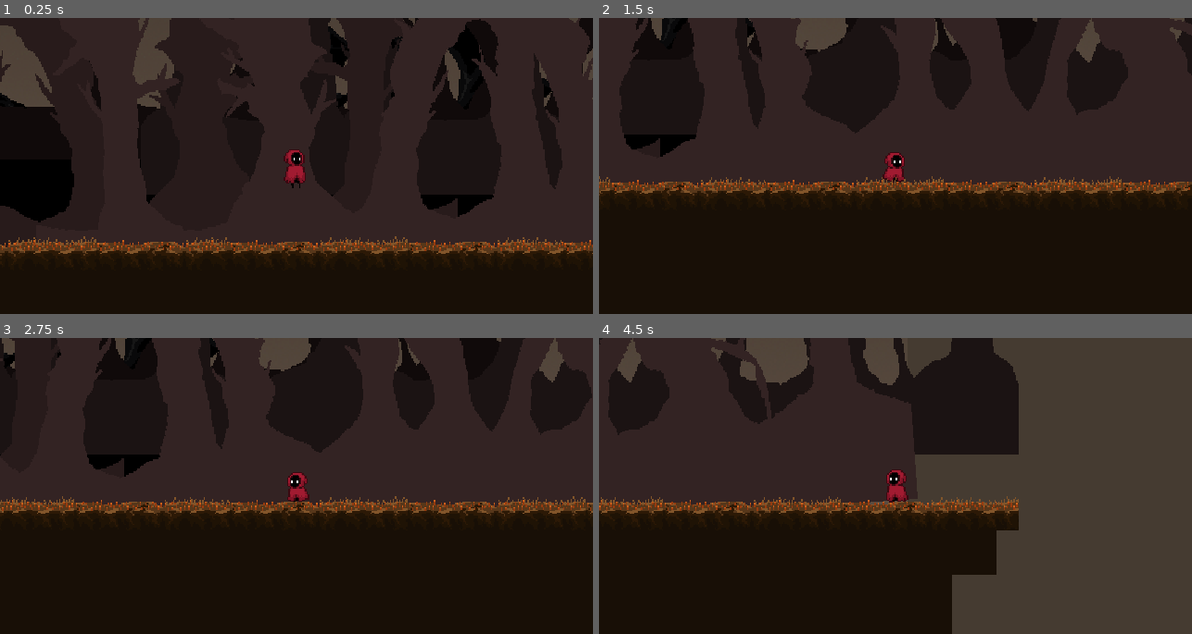
Above: before the commit, frames 1-4 (two rows, left to right).
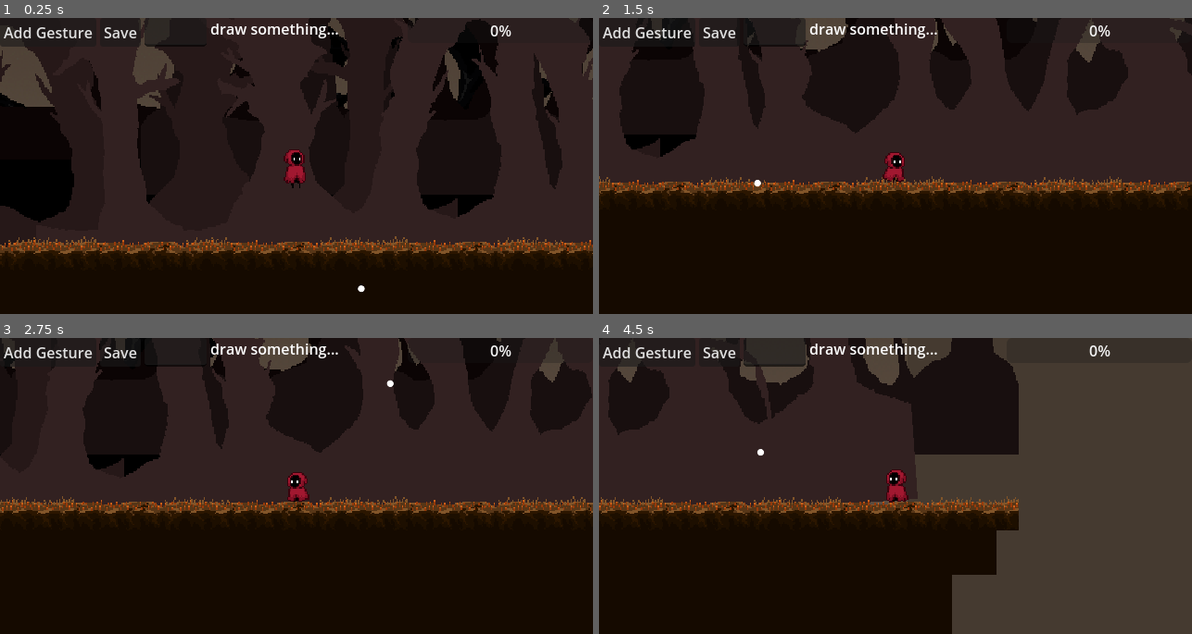
Above: after the commit, the same moments.

Repository: guladam/BigBlackBookOfMagic
Game: Godot game, scene res://test_stuff/test_world.tscn
Same seed, same stepped clock (60 frames per second), same inputs: the game is played once before the commit and once after it.
Inputs (mouse positions are in pixels of both pictures, inside the frame that each line leads up to):
- Up to frame 1 (0.25 s): no input
- Up to frame 2 (1.5 s): move the mouse to (1025, 151) at 0.52 s; press the mouse at (1025, 151) at 0.53 s; hold D (right) from 0.53 s (still down); move the mouse to (776, 180) at 1.27 s; release the mouse at (776, 180) at 1.28 s; click (776, 180) at 1.35 s
- Up to frame 3 (2.75 s): move the mouse to (355, 420) at 2.02 s; release D (right) at 2.03 s; press the mouse at (355, 420) at 2.03 s; hold A (left) from 2.03 s (still down)
- Up to frame 4 (4.5 s): move the mouse to (865, 545) at 2.77 s; release A (left) at 2.78 s; release the mouse at (865, 545) at 2.78 s; hold D (right) 2.78-4.28 s; click (865, 545) at 2.85 s; move the mouse to (1073, 530) at 3.52 s; press the mouse at (1073, 530) at 3.53 s; move the mouse to (717, 441) at 4.27 s; release the mouse at (717, 441) at 4.28 s; hold A (left) from 4.28 s (still down); click (717, 441) at 4.35 s

The runs differ from the first frame. In frame 1, 1.4% of the frame differs, in the area x 0-87%, y 0-93%; in frame 2, 1.1%; in frame 3, 1.1%; in frame 4, 1.9%, in the area x 0-87%, y 0-40%.

Commit message:
spell recognition, spell casting and aiming added

Diff:
--- /dev/null
+++ b/player/aim.gd
@@ -0,0 +1,13 @@
+extends Node2D
+
+@export var smoothing := 50
+@onready var crosshair: Sprite2D = $Crosshair
+var angle = 0.0
+
+func _process(delta: float) -> void:
+	angle = get_parent().get_local_mouse_position().normalized().angle() + PI / 2
+	rotation = lerp_angle(rotation, angle, smoothing * delta)
+
+
+func get_current_aim() -> Vector2:
+	return crosshair.global_position
--- a/player/player.gd
+++ b/player/player.gd
@@ -3,9 +3,13 @@
 
 @export var speed = 300.0
 @export var gravity: int = 10
+@export_range(0.0, 1.0) var spell_similarity_threshold := 0.8
 
 @onready var sprite := $Sprite2D
 @onready var anim := $AnimationPlayer
+@onready var spell_book: SpellBook = $SpellBook
+@onready var aim: Node2D = $Aim
+
 
 func _physics_process(delta: float) -> void:
 	# Add the gravity.
@@ -19,6 +23,7 @@
 	if direction:
 		velocity.x = direction * speed
 		sprite.flip_h = velocity.x < 0
+		spell_book.position.x *= -1 if sign(spell_book.position.x) != sign(velocity.x) else 1
 	else:
 		velocity.x = move_toward(velocity.x, 0, speed)
 
@@ -26,6 +31,17 @@
 	move_and_slide()
 
 
+func _unhandled_input(event: InputEvent) -> void:
+	if event.is_action_pressed("cast_spell"):
+		spell_book.cast_spell(aim.get_current_aim())
+		print("ZAP")
+
+
+func _on_spell_drawn(spell_name: String, similarity: float) -> void:
+	if similarity >= spell_similarity_threshold:
+		spell_book.change_to_spell(spell_name)
+
+
 func play_animation() -> void:
 	if velocity.x != 0:
 		anim.play("walk")
--- a/player/player.tscn
+++ b/player/player.tscn
@@ -1,27 +1,13 @@
-[gd_scene load_steps=8 format=3 uid="uid://c6tajrj8qdcep"]
+[gd_scene load_steps=11 format=3 uid="uid://c6tajrj8qdcep"]
 
 [ext_resource type="Script" path="res://player/player.gd" id="1_egeqk"]
 [ext_resource type="Texture2D" uid="uid://baaprf5ad3xxs" path="res://test_stuff/AnimationSheet_Character.png" id="1_s4kxp"]
+[ext_resource type="Script" path="res://player/spellbook.gd" id="3_e87di"]
+[ext_resource type="Script" path="res://player/aim.gd" id="4_652s5"]
+[ext_resource type="Texture2D" uid="uid://cigvn1a8186dk" path="res://test_stuff/circle.png" id="4_ryj6g"]
 
 [sub_resource type="RectangleShape2D" id="RectangleShape2D_u17po"]
 size = Vector2(13, 24)
-
-[sub_resource type="Animation" id="Animation_jomkv"]
-resource_name = "walk"
-length = 0.8
-loop_mode = 1
-tracks/0/type = "value"
-tracks/0/imported = false
-tracks/0/enabled = true
-tracks/0/path = NodePath("Sprite2D:region_rect")
-tracks/0/interp = 1
-tracks/0/loop_wrap = true
-tracks/0/keys = {
-"times": PackedFloat32Array(0, 0.1, 0.2, 0.3, 0.4, 0.5, 0.6, 0.7),
-"transitions": PackedFloat32Array(1, 1, 1, 1, 1, 1, 1, 1),
-"update": 1,
-"values": [Rect2(0, 96, 32, 32), Rect2(32, 96, 32, 32), Rect2(64, 96, 32, 32), Rect2(96, 96, 32, 32), Rect2(128, 96, 32, 32), Rect2(160, 96, 32, 32), Rect2(192, 96, 32, 32), Rect2(224, 96, 32, 32)]
-}
 
 [sub_resource type="Animation" id="Animation_b1xme"]
 length = 0.001
@@ -55,6 +41,23 @@
 "values": [Rect2(0, 0, 32, 32), Rect2(32, 0, 32, 32)]
 }
 
+[sub_resource type="Animation" id="Animation_jomkv"]
+resource_name = "walk"
+length = 0.8
+loop_mode = 1
+tracks/0/type = "value"
+tracks/0/imported = false
+tracks/0/enabled = true
+tracks/0/path = NodePath("Sprite2D:region_rect")
+tracks/0/interp = 1
+tracks/0/loop_wrap = true
+tracks/0/keys = {
+"times": PackedFloat32Array(0, 0.1, 0.2, 0.3, 0.4, 0.5, 0.6, 0.7),
+"transitions": PackedFloat32Array(1, 1, 1, 1, 1, 1, 1, 1),
+"update": 1,
+"values": [Rect2(0, 96, 32, 32), Rect2(32, 96, 32, 32), Rect2(64, 96, 32, 32), Rect2(96, 96, 32, 32), Rect2(128, 96, 32, 32), Rect2(160, 96, 32, 32), Rect2(192, 96, 32, 32), Rect2(224, 96, 32, 32)]
+}
+
 [sub_resource type="AnimationLibrary" id="AnimationLibrary_xsja3"]
 _data = {
 "RESET": SubResource("Animation_b1xme"),
@@ -77,6 +80,20 @@
 position = Vector2(-1.5, 4)
 shape = SubResource("RectangleShape2D_u17po")
 
+[node name="SpellBook" type="Node2D" parent="."]
+position = Vector2(13, 0)
+scale = Vector2(0.15, 0.15)
+script = ExtResource("3_e87di")
+
+[node name="Aim" type="Node2D" parent="."]
+script = ExtResource("4_652s5")
+
+[node name="Crosshair" type="Sprite2D" parent="Aim"]
+z_index = 999
+position = Vector2(0, -100)
+scale = Vector2(0.1, 0.1)
+texture = ExtResource("4_ryj6g")
+
 [node name="AnimationPlayer" type="AnimationPlayer" parent="."]
 autoplay = "idle"
 libraries = {
--- /dev/null
+++ b/player/spellbook.gd
@@ -0,0 +1,29 @@
+extends Node2D
+class_name SpellBook
+
+# TODO menő resource loading pluginnal
+const SPELLS = {
+	"zap": preload("res://spells/zap/zap.tscn")
+}
+
+func change_to_spell(new_spell: String) -> void:
+	for c in get_children():
+		c.queue_free()
+
+	if not SPELLS.has(new_spell):
+		print("spell not found!")
+		return
+
+	var spell = SPELLS[new_spell].instantiate()
+	add_child(spell)
+
+
+func cast_spell(target: Vector2) -> void:
+	if get_child_count() == 0:
+		return
+
+	var spell: Spell = get_child(0)
+	if not spell:
+		return
+
+	spell.cast_towards(target)
--- a/project.godot
+++ b/project.godot
@@ -36,9 +36,15 @@
 , Object(InputEventKey,"resource_local_to_scene":false,"resource_name":"","device":-1,"window_id":0,"alt_pressed":false,"shift_pressed":false,"ctrl_pressed":false,"meta_pressed":false,"pressed":false,"keycode":0,"physical_keycode":4194321,"key_label":0,"unicode":0,"echo":false,"script":null)
 ]
 }
-spellcast={
+draw_spell={
 "deadzone": 0.5,
 "events": [Object(InputEventMouseButton,"resource_local_to_scene":false,"resource_name":"","device":-1,"window_id":0,"a …(236 unchanged characters)…
+]
+}
+cast_spell={
+"deadzone": 0.5,
+"events": [Object(InputEventMouseButton,"resource_local_to_scene":false,"resource_name":"","device":-1,"window_id":0,"alt_pressed":false,"shift_pressed":false,"ctrl_pressed":false,"meta_pressed":false,"button_mask":0,"position":Vector2(0, 0),"global_position":Vector2(0, 0),"factor":1.0,"button_index":1,"pressed":false,"double_click":false,"script":null)
+, Object(InputEventKey,"resource_local_to_scene":false,"resource_name":"","device":-1,"window_id":0,"alt_pressed":false,"shift_pressed":false,"ctrl_pressed":false,"meta_pressed":false,"pressed":false,"keycode":0,"physical_keycode":32,"key_label":0,"unicode":32,"echo":false,"script":null)
 ]
 }
 
@@ -49,6 +55,6 @@
 
 [rendering]
 
-renderer/rendering_method="gl_compatibility"
+renderer/rendering_method="mobile"
 renderer/rendering_method.mobile="gl_compatibility"
 environment/defaults/default_clear_color=Color(0.270588, 0.231373, 0.192157, 1)
--- a/spellcasting/gesture_recognizer.gd
+++ b/spellcasting/gesture_recognizer.gd
@@ -10,11 +10,9 @@
 # set to 0 in order to disable tracking ink altogether
 @export var ink_loss_rate := 1
 @export var recording := true
-@export var line_thickness := 2.0
-@export var line_color := Color(255, 0, 0, 1)
 @export var draw_particle: CPUParticles2D
-@export var ink_healthbar_width := 100
 @export var debug: DebugGUI
+@export var progress: ProgressBar
 @export var create_collisions := true
 @export var max_drawn_col_shapes := 3
 
@@ -129,20 +127,16 @@
 
 
 func _draw():
-	if drawing.size() <= 0:
-		return
-
-	if line_thickness <= 0:
-		return
-
-	if ink_loss_rate <= 0 or ink_healthbar_width <= 0:
-		return
-
-	if current_ink > 0 and ink_healthbar_width > 0:
-		draw_rect(Rect2(10, 10, current_ink * ink_healthbar_width, 20), line_color)
-		# TODO replace this w/ a healthbar
+	if drawing.size() <= 0 or not line:
+		return
 
 	line.points = drawing
+
+	if ink_loss_rate <= 0 or not progress:
+		return
+
+	progress.value = current_ink / max_ink * 100
+
 
 func _on_mouse_entered():
 	can_draw = true
@@ -184,7 +178,8 @@
 
 	var gesture = recognizer.recognize(drawing)
 	var ink_left  = current_ink
-	shape_detected.emit(gesture, ink_left)
+	shape_detected.emit(gesture[0], gesture[1])
+	hide()
 
 	if recording and debug.status:
 		var msg := "%s, --ink left: %s --drawing: %s --gesture lib: %s"
--- a/spellcasting/gesture_recognizer.tscn
+++ b/spellcasting/gesture_recognizer.tscn
@@ -11,7 +11,7 @@
 offsets = PackedFloat32Array(0.529801, 1)
 colors = PackedColorArray(0.858824, 0, 0.521569, 1, 0.858824, 0, 0.521569, 0)
 
-[node name="GestureRecognizer" type="Control" node_paths=PackedStringArray("draw_particle", "debug")]
+[node name="GestureRecognizer" type="Control" node_paths=PackedStringArray("draw_particle", "debug", "progress")]
 layout_mode = 3
 anchors_preset = 15
 anchor_right = 1.0
@@ -19,34 +19,52 @@
 grow_horizontal = 2
 grow_vertical = 2
 script = ExtResource("1_ovbns")
-input_action = "spellcast"
+input_action = "draw_spell"
 max_ink = 10.0
-line_thickness = 4.0
-line_color = Color(1, 0.337255, 0.662745, 1)
 draw_particle = NodePath("CPUParticles2D")
 debug = NodePath("DebugGUI")
+progress = NodePath("ProgressBar")
 
 [node name="DebugGUI" parent="." instance=ExtResource("2_rjr1d")]
 layout_mode = 0
 anchors_preset = 0
+anchor_top = 0.0
+anchor_right = 0.0
+anchor_bottom = 0.0
+offset_top = 0.0
+offset_bottom = 31.0
+grow_horizontal = 1
+grow_vertical = 1
 
 [node name="CPUParticles2D" type="CPUParticles2D" parent="."]
-amount = 30
+emitting = false
+amount = 50
 lifetime = 0.5
-explosiveness = 0.5
 randomness = 0.1
 emission_shape = 1
 emission_sphere_radius = 5.0
 direction = Vector2(0, 0)
 spread = 180.0
 gravity = Vector2(0, 0)
-initial_velocity_min = 50.0
-initial_velocity_max = 75.0
-scale_amount_min = 1.7
-scale_amount_max = 1.7
+initial_velocity_min = 65.0
+initial_velocity_max = 85.0
+scale_amount_min = 2.2
+scale_amount_max = 2.2
 scale_amount_curve = SubResource("Curve_62pdv")
 color_ramp = SubResource("Gradient_0oexs")
 
 [node name="Line2D" type="Line2D" parent="."]
 width = 6.0
 default_color = Color(0.858824, 0, 0.521569, 1)
+joint_mode = 2
+begin_cap_mode = 2
+end_cap_mode = 2
+
+[node name="ProgressBar" type="ProgressBar" parent="."]
+layout_mode = 1
+anchors_preset = 1
+anchor_left = 1.0
+anchor_right = 1.0
+offset_left = -200.0
+offset_bottom = 27.0
+grow_horizontal = 0
--- /dev/null
+++ b/spells/spell.gd
@@ -0,0 +1,11 @@
+extends Sprite2D
+class_name Spell
+
+func cast() -> void:
+	pass
+
+
+func cast_towards(_target: Vector2) -> void:
+	pass
+
+#TODO split this into targeted and untargeted spells
--- /dev/null
+++ b/spells/spell.tscn
@@ -0,0 +1,77 @@
+[gd_scene load_steps=6 format=3 uid="uid://dm8otvxcctv4s"]
+
+[ext_resource type="Texture2D" uid="uid://cigvn1a8186dk" path="res://test_stuff/circle.png" id="1_lqqp1"]
+[ext_resource type="Script" path="res://spells/spell.gd" id="2_ibjxm"]
+
+[sub_resource type="Animation" id="Animation_uxg4r"]
+resource_name = "float"
+length = 1.1
+loop_mode = 1
+tracks/0/type = "value"
+tracks/0/imported = false
+tracks/0/enabled = true
+tracks/0/path = NodePath(".:position")
+tracks/0/interp = 2
+tracks/0/loop_wrap = true
+tracks/0/keys = {
+"times": PackedFloat32Array(0.1, 0.4, 0.7, 0.9),
+"transitions": PackedFloat32Array(1, 1, 1, 1),
+"update": 0,
+"values": [Vector2(0, 0), Vector2(0, 4), Vector2(0, 0), Vector2(0, -4)]
+}
+tracks/1/type = "value"
+tracks/1/imported = false
+tracks/1/enabled = true
+tracks/1/path = NodePath(".:scale")
+tracks/1/interp = 2
+tracks/1/loop_wrap = true
+tracks/1/keys = {
+"times": PackedFloat32Array(0.1, 0.7, 1.1),
+"transitions": PackedFloat32Array(1, 1, 1),
+"update": 0,
+"values": [Vector2(1, 1), Vector2(0.9, 0.9), Vector2(1.1, 1.1)]
+}
+
+[sub_resource type="Animation" id="Animation_br03b"]
+length = 0.001
+tracks/0/type = "value"
+tracks/0/imported = false
+tracks/0/enabled = true
+tracks/0/path = NodePath(".:position")
+tracks/0/interp = 1
+tracks/0/loop_wrap = true
+tracks/0/keys = {
+"times": PackedFloat32Array(0),
+"transitions": PackedFloat32Array(1),
+"update": 0,
+"values": [Vector2(0, 0)]
+}
+tracks/1/type = "value"
+tracks/1/imported = false
+tracks/1/enabled = true
+tracks/1/path = NodePath(".:scale")
+tracks/1/interp = 1
+tracks/1/loop_wrap = true
+tracks/1/keys = {
+"times": PackedFloat32Array(0),
+"transitions": PackedFloat32Array(1),
+"update": 0,
+"values": [Vector2(1, 1)]
+}
+
+[sub_resource type="AnimationLibrary" id="AnimationLibrary_74o5m"]
+_data = {
+"RESET": SubResource("Animation_br03b"),
+"float": SubResource("Animation_uxg4r")
+}
+
+[node name="Spell" type="Sprite2D"]
+modulate = Color(0, 1.4, 1.4, 1)
+texture = ExtResource("1_lqqp1")
+script = ExtResource("2_ibjxm")
+
+[node name="AnimationPlayer" type="AnimationPlayer" parent="."]
+autoplay = "float"
+libraries = {
+"": SubResource("AnimationLibrary_74o5m")
+}
--- /dev/null
+++ b/spells/zap/lightning.gd
@@ -0,0 +1,39 @@
+extends Line2D
+
+@export_range(0.5, 3.0) var spread_angle := PI / 3.0
+@export_range(1, 36) var segments := 12
+
+@onready var sparks := $Sparks
+@onready var ray_cast := $RayCast2D
+
+func _ready() -> void:
+	set_as_top_level(true)
+
+
+func create(start: Vector2, end: Vector2) -> void:
+	ray_cast.global_position = start
+
+	ray_cast.target_position = end - start
+	ray_cast.force_raycast_update()
+
+	if ray_cast.is_colliding():
+		end = ray_cast.get_collision_point()
+
+	var _points := []
+	var _current := start
+	var _segment_length := start.distance_to(end) / segments
+
+	_points.append(start)
+
+	for segment in range(segments):
+		# Face the end point and extend towards it
+		# Rotate a random amount to get next point
+		var _rotation := randf_range(-spread_angle / 2, spread_angle / 2)
+		var _new := _current + (_current.direction_to(end) * _segment_length).rotated(_rotation)
+		_points.append(_new)
+		_current = _new
+
+	_points.append(end)
+	points = _points
+
+	sparks.global_position = end
--- /dev/null
+++ b/spells/zap/lightning.tscn
@@ -0,0 +1,101 @@
+[gd_scene load_steps=6 format=3 uid="uid://dyhyl0cm0h66y"]
+
+[ext_resource type="Script" path="res://spells/zap/lightning.gd" id="1_3ryik"]
+
+[sub_resource type="Curve" id="Curve_572xd"]
+_data = [Vector2(0, 0.954545), 0.0, 0.3825, 0, 0, Vector2(1, 0.490909), -0.523077, 0.0, 0, 0]
+point_count = 2
+
+[sub_resource type="Curve" id="Curve_6ky67"]
+_data = [Vector2(0, 1), 0.0, 0.0, 0, 0, Vector2(0.547112, 0.7), -1.77239, -1.77239, 0, 0, Vector2(1, 0.163636), 0.0575174, 0.0, 0, 0]
+point_count = 3
+
+[sub_resource type="Animation" id="Animation_vlwsd"]
+resource_name = "create"
+length = 2.0
+tracks/0/type = "method"
+tracks/0/imported = false
+tracks/0/enabled = true
+tracks/0/path = NodePath(".")
+tracks/0/interp = 1
+tracks/0/loop_wrap = true
+tracks/0/keys = {
+"times": PackedFloat32Array(2),
+"transitions": PackedFloat32Array(1),
+"values": [{
+"args": [],
+"method": &"queue_free"
+}]
+}
+tracks/1/type = "value"
+tracks/1/imported = false
+tracks/1/enabled = true
+tracks/1/path = NodePath(".:self_modulate")
+tracks/1/interp = 1
+tracks/1/loop_wrap = true
+tracks/1/keys = {
+"times": PackedFloat32Array(0, 0.3, 0.5),
+"transitions": PackedFloat32Array(1, 3.36358, 1),
+"update": 0,
+"values": [Color(2, 2, 2, 1), Color(1, 1, 1, 1), Color(1, 1, 1, 0)]
+}
+tracks/2/type = "value"
+tracks/2/imported = false
+tracks/2/enabled = true
+tracks/2/path = NodePath("Sparks:emitting")
+tracks/2/interp = 1
+tracks/2/loop_wrap = true
+tracks/2/keys = {
+"times": PackedFloat32Array(0),
+"transitions": PackedFloat32Array(1),
+"update": 1,
+"values": [true]
+}
+
+[sub_resource type="AnimationLibrary" id="AnimationLibrary_s77r0"]
+_data = {
+"create": SubResource("Animation_vlwsd")
+}
+
+[node name="Lightning" type="Line2D"]
+self_modulate = Color(1.3, 1.3, 1.3, 1)
+z_index = 1000
+width = 1.0
+width_curve = SubResource("Curve_572xd")
+default_color = Color(0.482353, 0.662745, 1, 1)
+begin_cap_mode = 2
+end_cap_mode = 2
+script = ExtResource("1_3ryik")
+segments = 16
+
+[node name="Sparks" type="CPUParticles2D" parent="."]
+position = Vector2(0, -1)
+emitting = false
+amount = 12
+lifetime = 0.8
+one_shot = true
+explosiveness = 1.0
+randomness = 1.0
+local_coords = true
+direction = Vector2(0, 0)
+spread = 180.0
+gravity = Vector2(0, 0)
+initial_velocity_min = 50.0
+initial_velocity_max = 50.0
+angular_velocity_min = 128.0
+angular_velocity_max = 128.0
+damping_min = 100.0
+damping_max = 100.0
+angle_min = 4.0
+angle_max = 4.0
+scale_amount_curve = SubResource("Curve_6ky67")
+color = Color(0.482353, 0.662745, 1, 1)
+
+[node name="RayCast2D" type="RayCast2D" parent="."]
+target_position = Vector2(100, 0)
+
+[node name="AnimationPlayer" type="AnimationPlayer" parent="."]
+autoplay = "create"
+libraries = {
+"": SubResource("AnimationLibrary_s77r0")
+}
--- /dev/null
+++ b/spells/zap/zap.gd
@@ -0,0 +1,14 @@
+extends "res://spells/spell.gd"
+
+@export_range(0.0, 3.0) var time_between_zaps := 0.1
+@export_range(1, 10) var zaps := 3
+@onready var zap := preload("res://spells/zap/lightning.tscn")
+
+
+func cast_towards(target: Vector2) -> void:
+	var source := global_position
+	for z in range(zaps):
+		var new_zap = zap.instantiate()
+		add_child(new_zap)
+		new_zap.create(source, target)
+		await get_tree().create_timer(time_between_zaps).timeout
--- /dev/null
+++ b/spells/zap/zap.tscn
@@ -0,0 +1,9 @@
+[gd_scene load_steps=3 format=3 uid="uid://bb3xaw0v5v8e6"]
+
+[ext_resource type="PackedScene" uid="uid://dm8otvxcctv4s" path="res://spells/spell.tscn" id="1_lra5k"]
+[ext_resource type="Script" path="res://spells/zap/zap.gd" id="2_mg0aj"]
+
+[node name="Zap" instance=ExtResource("1_lra5k")]
+script = ExtResource("2_mg0aj")
+time_between_zaps = 0.1
+zaps = 3
--- a/test_stuff/test_world.tscn
+++ b/test_stuff/test_world.tscn
@@ -8,6 +8,7 @@
 [ext_resource type="Texture2D" uid="uid://tas4m2w1bf0n" path="res://test_stuff/DarkForest1.2/bgrd_tree5.png" id="6_m8ekw"]
 [ext_resource type="Texture2D" uid="uid://cixfgbiwysqqe" path="res://test_stuff/DarkForest1.2/env_ground.png" id="7_mb7ig"]
 [ext_resource type="PackedScene" uid="uid://c6tajrj8qdcep" path="res://player/player.tscn" id="8_yqb23"]
+[ext_resource type="PackedScene" uid="uid://cabxhw4h71uap" path="res://spellcasting/gesture_recognizer.tscn" id="9_bi1ni"]
 
 [sub_resource type="TileSetAtlasSource" id="TileSetAtlasSource_87i5p"]
 texture = ExtResource("7_mb7ig")
@@ -1555,6 +1556,14 @@
 physics_layer_0/collision_mask = 0
 sources/0 = SubResource("TileSetAtlasSource_87i5p")
 
+[sub_resource type="Environment" id="Environment_e1e1l"]
+background_mode = 3
+glow_enabled = true
+glow_levels/4 = 1.0
+glow_blend_mode = 0
+glow_hdr_threshold = 0.4
+glow_hdr_scale = 1.5
+
 [node name="TestWorld" type="Node2D"]
 texture_filter = 1
 
@@ -1595,6 +1604,20 @@
 
 [node name="Player" parent="." instance=ExtResource("8_yqb23")]
 position = Vector2(528, 476)
+spell_similarity_threshold = 0.75
 
 [node name="Camera2D" type="Camera2D" parent="Player"]
 zoom = Vector2(1.5, 1.5)
+
+[node name="DrawingLayer" type="CanvasLayer" parent="."]
+
+[node name="GestureRecognizer" parent="DrawingLayer" instance=ExtResource("9_bi1ni")]
+recording = false
+create_collisions = false
+
+[node name="WorldEnvironment" type="WorldEnvironment" parent="."]
+environment = SubResource("Environment_e1e1l")
+
+[connection signal="shape_detected" from="DrawingLayer/GestureRecognizer" to="Player" method="_on_spell_drawn"]
+
+[editable path="DrawingLayer/GestureRecognizer"]
Binary file added: test_stuff/circle.png
Not shown, added: test_stuff/circle.png.import
Not shown: 1 places in test_stuff/test_world.tscn that only renumber resources
